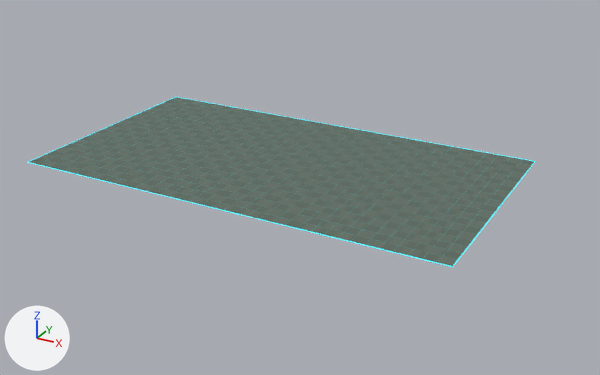
Before and after pictures for a commit that changed the Blender file blender_assets/blank 36x20 map template.blend.
The view is the same before and after, from a 50 mm lens placed at (31.6, -54.3, 25.2), pointed at (2.0, -0.5, -1.6). Every picture has the same lights, and +X, +Y and +Z are marked at lower left. The first picture is the older version.

The older version as bpy lines, for what is in view:
```python
ob_editable_ground_36x20 = bpy.data.objects.new('EDITABLE_GROUND_36x20', me_30x20_tile_ground_mesh)
ob_editable_ground_36x20.location = (0.0, 0.0, 0.0)
ob_editable_ground_36x20.scale = (1.2, 1.0, 1.0)
ob_map_boundary_guide = bpy.data.objects.new('MAP_BOUNDARY_GUIDE', cu_map_boundary_guide_curve)
ob_map_boundary_guide.location = (0.0, 0.0, 0.0)
ob_tile_grid_guide = bpy.data.objects.new('TILE_GRID_GUIDE', cu_tile_grid_guide_curve)
ob_tile_grid_guide.location = (0.0, 0.0, 0.0)
```
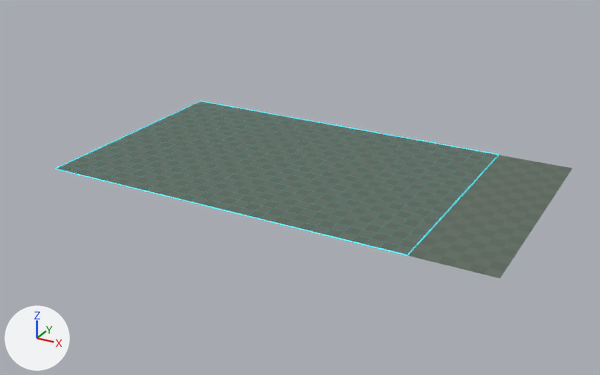
Where the change shows, as pixel boxes [x1, y1, x2, y2] in the pictures (600 x 375 px):
```json
{"object": "EDITABLE_GROUND_36x20", "change": "reshaped, rescaled", "before": [30, 97, 534, 266], "after": [56, 101, 573, 278]}
{"object": "MAP_BOUNDARY_GUIDE", "change": "reshaped", "before": [27, 97, 535, 267], "after": [55, 101, 499, 256], "on screen": "13% narrower, 9% shorter"}
{"part": 1, "of": "me_30x20_tile_ground_mesh", "change": "added", "after": [408, 155, 573, 278]}
```

Scene script edits in JSON lines:
```json
{"block": "me_30x20_tile_ground_mesh", "where": "# used by ob_editable_ground_36x20; location = (0.0, 0.0, 0.0); scale = (1.2, 1.0, 1.0)"}
{"op": "remove", "block": "me_30x20_tile_ground_mesh", "code": "me_30x20_tile_ground_mesh.from_pydata(...)  # 651 vertices, 600 faces; spans x -15.0..15.0, y -10.0..10.0, z 0.0"}
{"op": "add", "block": "me_30x20_tile_ground_mesh", "code": "me_30x20_tile_ground_mesh.from_pydata(...)  # 798 vertices, 720 faces; spans x -15.0..21.0, y -10.0..10.0, z 0.0"}
{"block": "me_30x20_tile_ground_mesh", "change": "me_30x20_tile_ground_mesh part 1: a new loose piece of 147 vertices spanning x 15.0..21.0, y -10.0..10.0, z 0.0"}
{"block": "cu_map_boundary_guide_curve", "where": "_sp = cu_map_boundary_guide_curve.splines.new('POLY'); _sp.points.add(1)"}
{"op": "remove", "block": "cu_map_boundary_guide_curve", "code": "_sp.points.foreach_set('co', [-18.0, -10.0, 0.0, 1.0, 18.0, -10.0, 0.0, 1.0])"}
{"op": "add", "block": "cu_map_boundary_guide_curve", "code": "_sp.points.foreach_set('co', [-15.0, -10.0, 0.025, 1.0, 15.0, -10.0, 0.025, 1.0])"}
{"block": "cu_map_boundary_guide_curve", "where": "_sp = cu_map_boundary_guide_curve.splines.new('POLY'); _sp.points.add(1)"}
{"op": "remove", "block": "cu_map_boundary_guide_curve", "code": "_sp.points.foreach_set('co', [18.0, -10.0, 0.0, 1.0, 18.0, 10.0, 0.0, 1.0])"}
{"op": "add", "block": "cu_map_boundary_guide_curve", "code": "_sp.points.foreach_set('co', [15.0, -10.0, 0.025, 1.0, 15.0, 10.0, 0.025, 1.0])"}
{"block": "cu_map_boundary_guide_curve", "where": "_sp = cu_map_boundary_guide_curve.splines.new('POLY'); _sp.points.add(1)"}
{"op": "remove", "block": "cu_map_boundary_guide_curve", "code": "_sp.points.foreach_set('co', [18.0, 10.0, 0.0, 1.0, -18.0, 10.0, 0.0, 1.0])"}
{"op": "add", "block": "cu_map_boundary_guide_curve", "code": "_sp.points.foreach_set('co', [15.0, 10.0, 0.025, 1.0, -15.0, 10.0, 0.025, 1.0])"}
{"block": "cu_map_boundary_guide_curve", "where": "_sp = cu_map_boundary_guide_curve.splines.new('POLY'); _sp.points.add(1)"}
{"op": "remove", "block": "cu_map_boundary_guide_curve", "code": "_sp.points.foreach_set('co', [-18.0, 10.0, 0.0, 1.0, -18.0, -10.0, 0.0, 1.0])"}
{"op": "add", "block": "cu_map_boundary_guide_curve", "code": "_sp.points.foreach_set('co', [-15.0, 10.0, 0.025, 1.0, -15.0, -10.0, 0.025, 1.0])"}
{"op": "set", "path": "ob_editable_ground_36x20.scale", "old": "(1.2, 1.0, 1.0)", "new": "(1.0, 1.0, 1.0)"}
```
